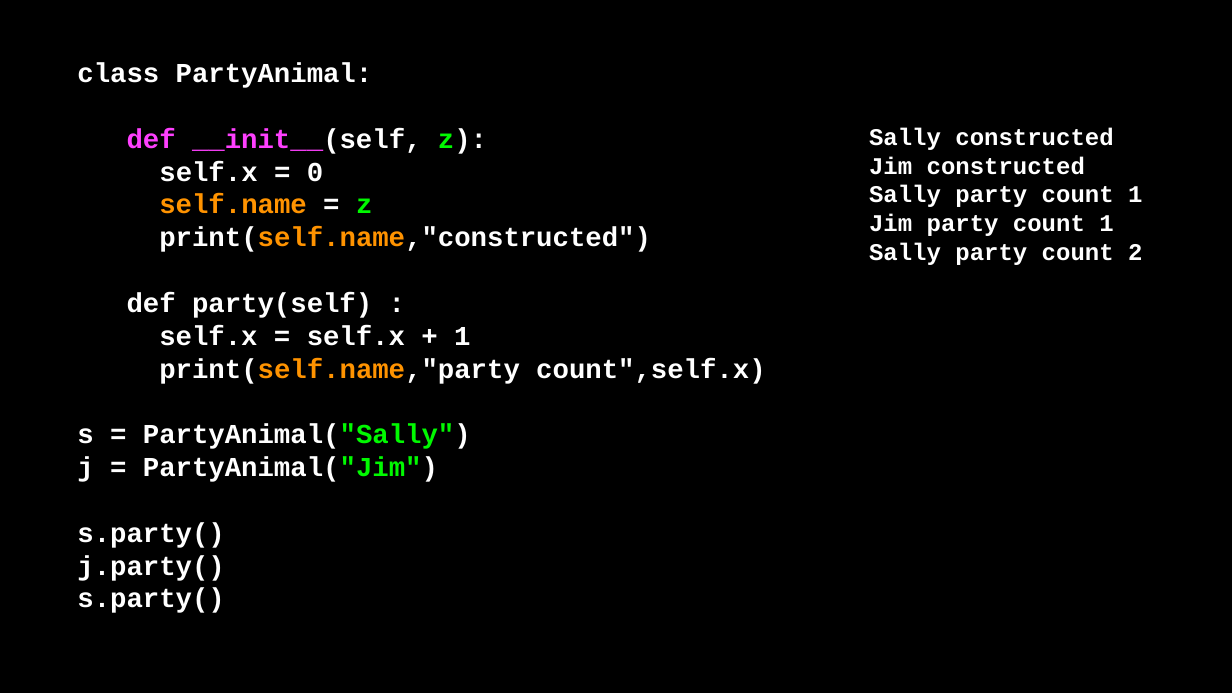
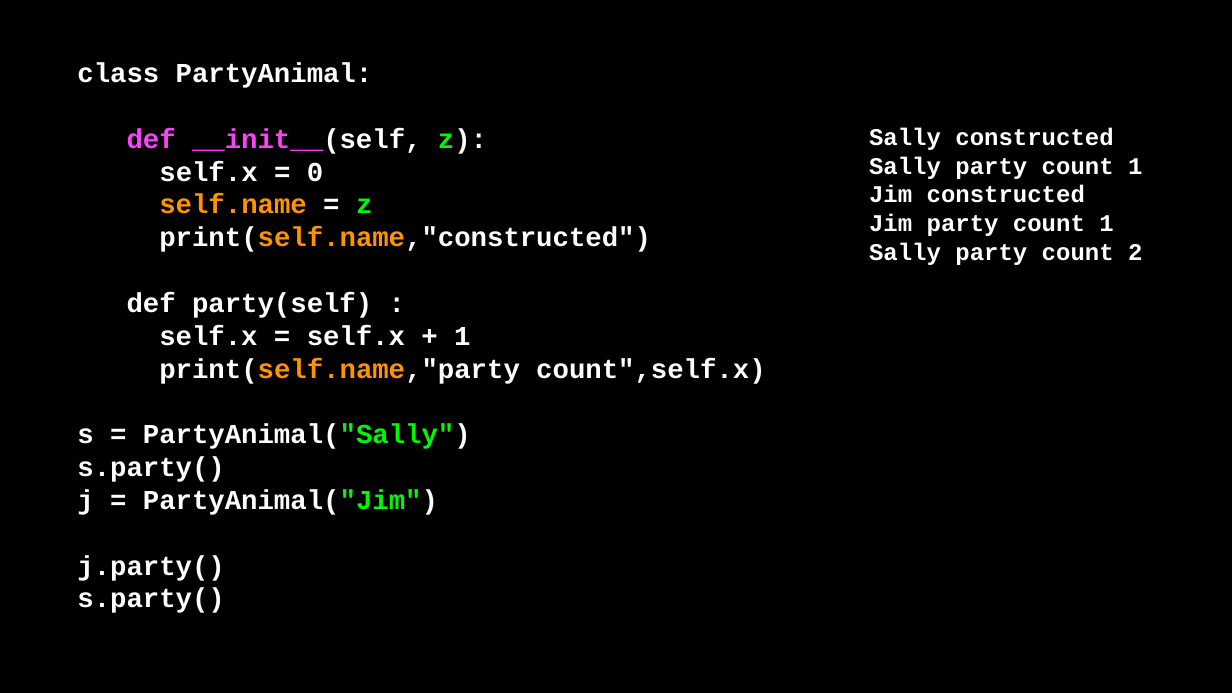
Before and after one commit to csev/py4e, a slide deck: slide 37 of lectures3/Pythonlearn-14-Objects.pptx. Drawn at 1232x693 pixels with LibreOffice and Linux fonts; fonts in the diff are those of the drawing. Boxes give left, top, right and bottom in pixels: in the first picture for what was removed or moved away, otherwise in the second. Text is boxed around its words. In the diff, an @@ line names an element or a change of style, - is before the commit and + after.

```diff
--- a/lectures3/Pythonlearn-14-Objects.pptx
+++ b/lectures3/Pythonlearn-14-Objects.pptx
@@ text at [869,156,1142,179]: paragraph added @@
+Sally party count 1
@@ text at [869,185,1142,207]: paragraph removed @@
-Sally party count 1
@@ text at [77,457,224,482]: paragraph added @@
+s.party()
@@ text at [77,522,224,548]: paragraph removed @@
-s.party()
```
Also in this commit, not shown: 9 other slides changed, 5 other files.
